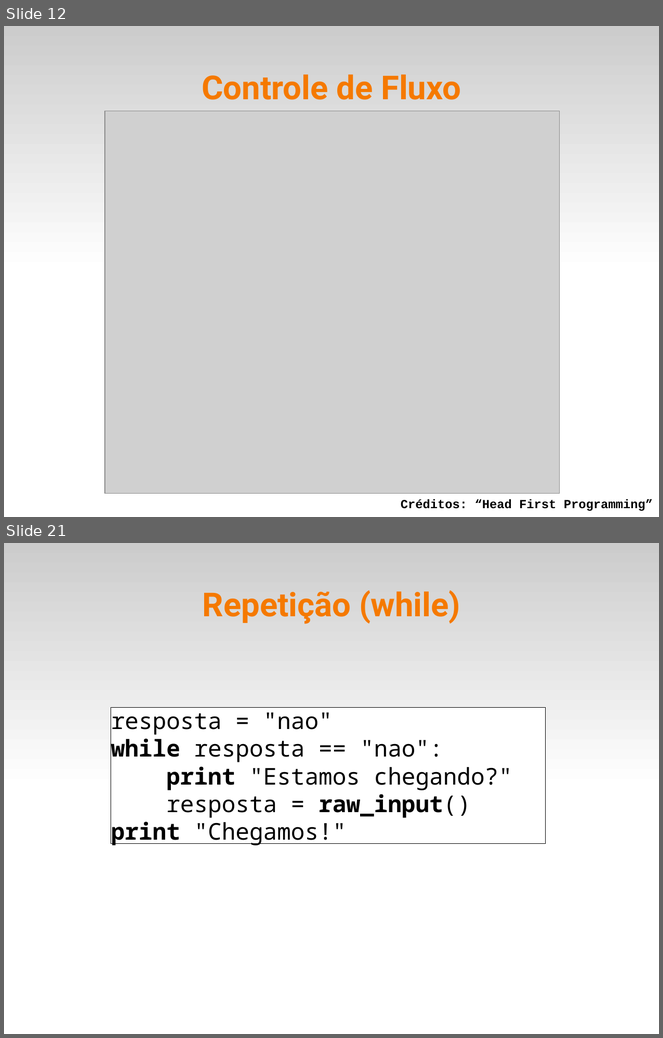
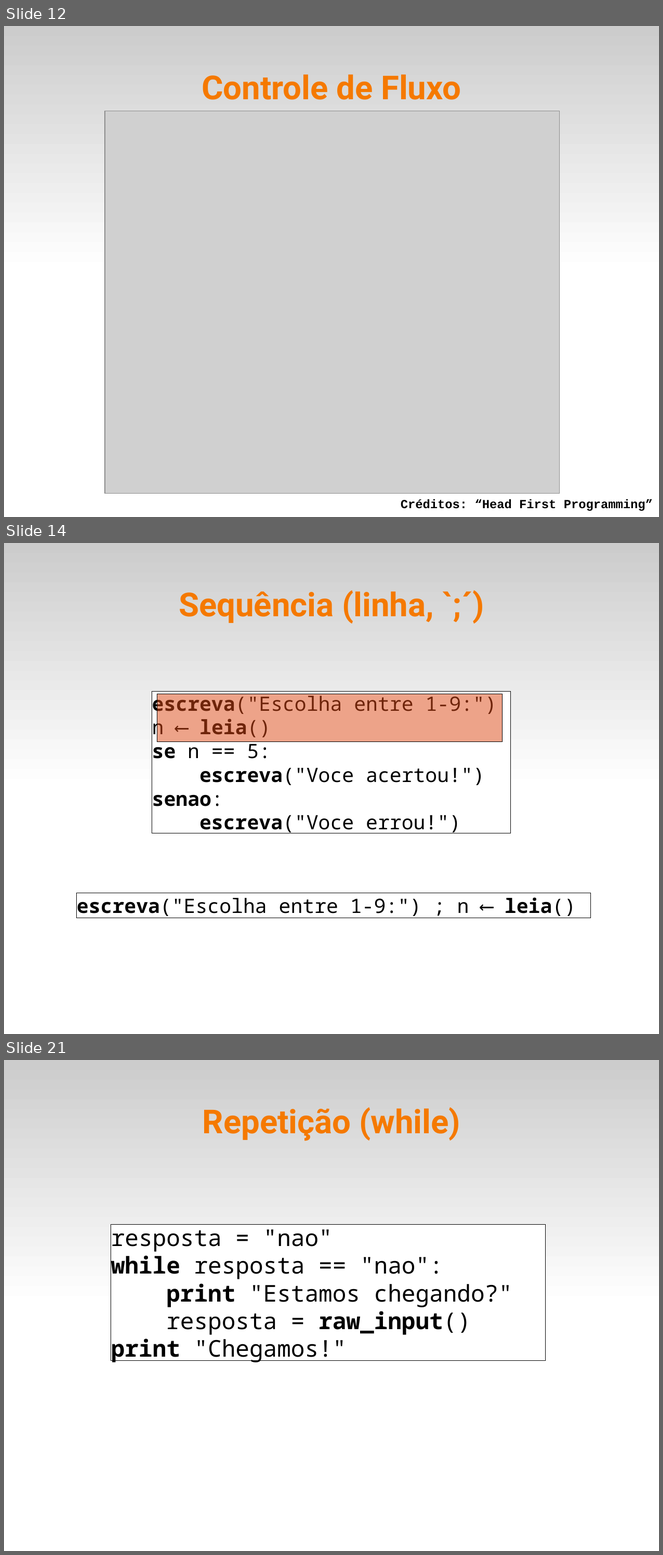
Before and after one commit to fsantanna-uerj/IPD, a slide deck: slides/ipd-03.odp. Shown one above the other, each under a label of ours: slides 12 and 21 before the commit, slides 12, 14 and 21 after it; the slides between them are not shown. The pictures are 663x1038 and 663x1555 pixels, drawn with LibreOffice and Linux fonts; fonts in the diff are those of the drawing; grey boxes stand for pictures. Boxes give left, top, right and bottom in pixels: in the first picture for what was removed or moved away, otherwise in the second. Text is boxed around its words. In the diff, an @@ line names an element or a change of style, - is before the commit and + after.

```diff
--- a/slides/ipd-03.odp
+++ b/slides/ipd-03.odp
@@ slide 14 added at [4,543,659,1034], background #FFFFFF; not listed: 1 template element that a slide beside it also shows @@
@@ title added at [179,590,434,624], 40 pt, text #F57900, bold @@
+Sequência (linha, `;´)
@@ rectangle added at [152,692,510,834], fill #FFFFFF, outline #000000 0 pt, 24 pt, text #000000 @@
+escreva("Escolha entre 1-9:")
+n ⟵ leia()
+se n == 5:
+escreva("Voce acertou!")
+senao:
+escreva("Voce errou!")
@@ rectangle added at [157,694,503,742], fill #DD4814 at 50% opacity, outline #000000 0 pt @@
@@ rectangle added at [77,894,592,918], fill #FFFFFF, outline #000000 0 pt, 24 pt, text #000000 @@
+escreva("Escolha entre 1-9:") ; n ⟵ leia()
```
Also in this commit, not shown: 10 slides changed, 2 other slides added, 3 slides removed, 4 other files.
